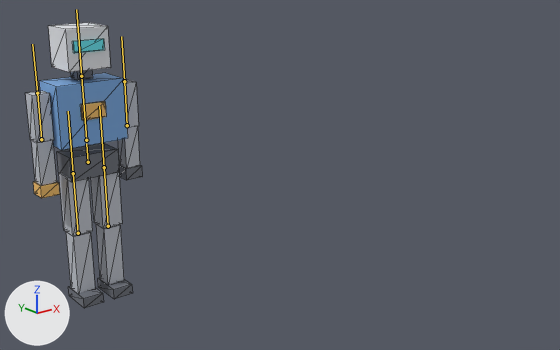
The glTF model Projects/EngineTests/Application/Assets/Models/AnimRobot/AnimRobot.gltf as it was, and as the next commit left it.
Camera for both pictures: a camera (50 mm lens) standing at (-2.09, -4.65, 2.4) and looking at (0.8, -1.02, 0.95). Arrows for +X, +Y and +Z are at lower left; the lights stay in place. The first picture is the older version. The bones that bend it are drawn over the model as lines. Mesh edges are drawn as thin lines.

The first picture shows 'AnimRobot'.
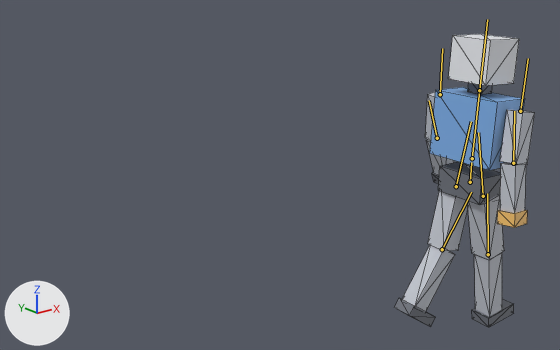
The newer file adds an action. The first version stands in its rest pose; the second is drawn at frame 46 of the action 'WalkTurn'.

Boxes (x1, y1, x2, y2) around the edits, measured in the pictures (560 x 350 px):
'AnimRobot', posed (21% wider): before (26, 23, 142, 308); after (394, 34, 535, 327)
bone 'Hips', root to tip: before (88, 162) to (86, 143); after (470, 182) to (471, 162)
bone 'Spine', root to tip: before (86, 140) to (81, 76); after (472, 158) to (479, 90)
bone 'UpperArm.L', root to tip: before (124, 81) to (121, 36); after (440, 94) to (442, 48)
bone 'LowerArm.L', root to tip: before (127, 125) to (124, 81); after (437, 138) to (429, 100)
bone 'UpperArm.R', root to tip: before (37, 93) to (32, 44); after (520, 111) to (528, 58)
bone 'LowerArm.R', root to tip: before (41, 139) to (37, 93); after (513, 163) to (514, 111)
bone 'UpperLeg.L', root to tip: before (104, 167) to (99, 106); after (456, 186) to (471, 121)
bone 'LowerLeg.L', root to tip: before (108, 226) to (104, 167); after (442, 249) to (471, 192)
bone 'UpperLeg.R', root to tip: before (73, 173) to (68, 111); after (483, 196) to (478, 132)
bone 'LowerLeg.R', root to tip: before (78, 233) to (73, 173); after (488, 254) to (487, 193)

The edits, one by one:
Bone 'Hips' (bone_hips) moves from (0.0, 0.0, 0.0) to (1.69, -0.026, 1.804).
Bone 'Hips' (bone_hips) turns from (0, 0, 0) to (0, 86, 0) degrees about its own x, y and z.
Bone 'Spine' (bone_spine) turns from (0, 0, 0) to (3, 3, 0) degrees about its own x, y and z.
Bone 'UpperArm.L' (bone_upperarm_l) turns from (0, 0, 0) to (-10, 0, 6) degrees about its own x, y and z.
Bone 'LowerArm.L' (bone_lowerarm_l) turns from (0, 0, 0) to (-19, 0, 0) degrees about its own x, y and z.
Bone 'UpperArm.R' (bone_upperarm_r) turns from (0, 0, 0) to (10, 0, -6) degrees about its own x, y and z.
Bone 'LowerArm.R' (bone_lowerarm_r) turns from (0, 0, 0) to (-11, 0, 0) degrees about its own x, y and z.
Bone 'UpperLeg.L' (bone_upperleg_l) turns from (0, 0, 0) to (12, 0, 0) degrees about its own x, y and z.
Bone 'LowerLeg.L' (bone_lowerleg_l) turns from (0, 0, 0) to (22, 0, 0) degrees about its own x, y and z.
Bone 'UpperLeg.R' (bone_upperleg_r) turns from (0, 0, 0) to (-12, 0, 0) degrees about its own x, y and z.
Bone 'LowerLeg.R' (bone_lowerleg_r) turns from (0, 0, 0) to (5, 0, 0) degrees about its own x, y and z.
